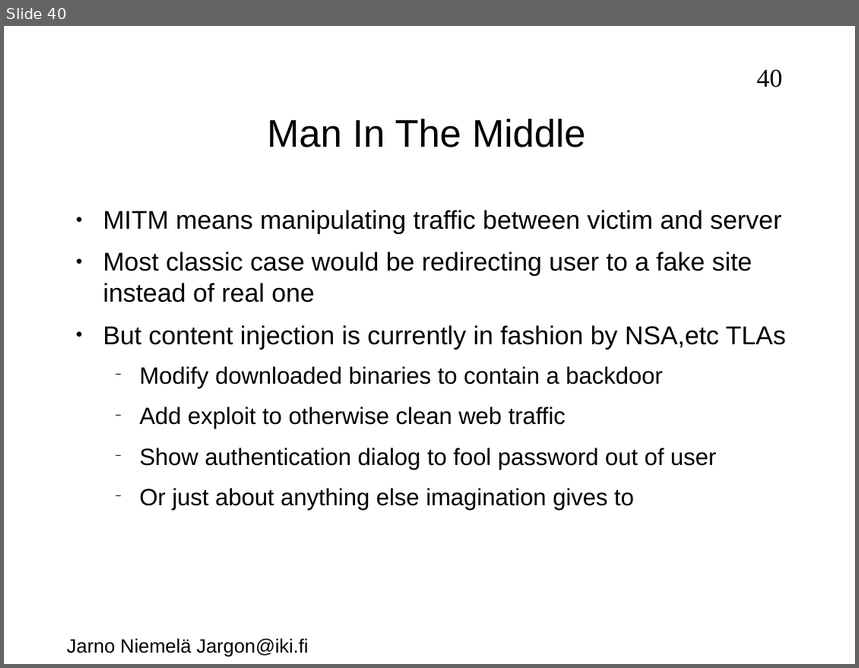
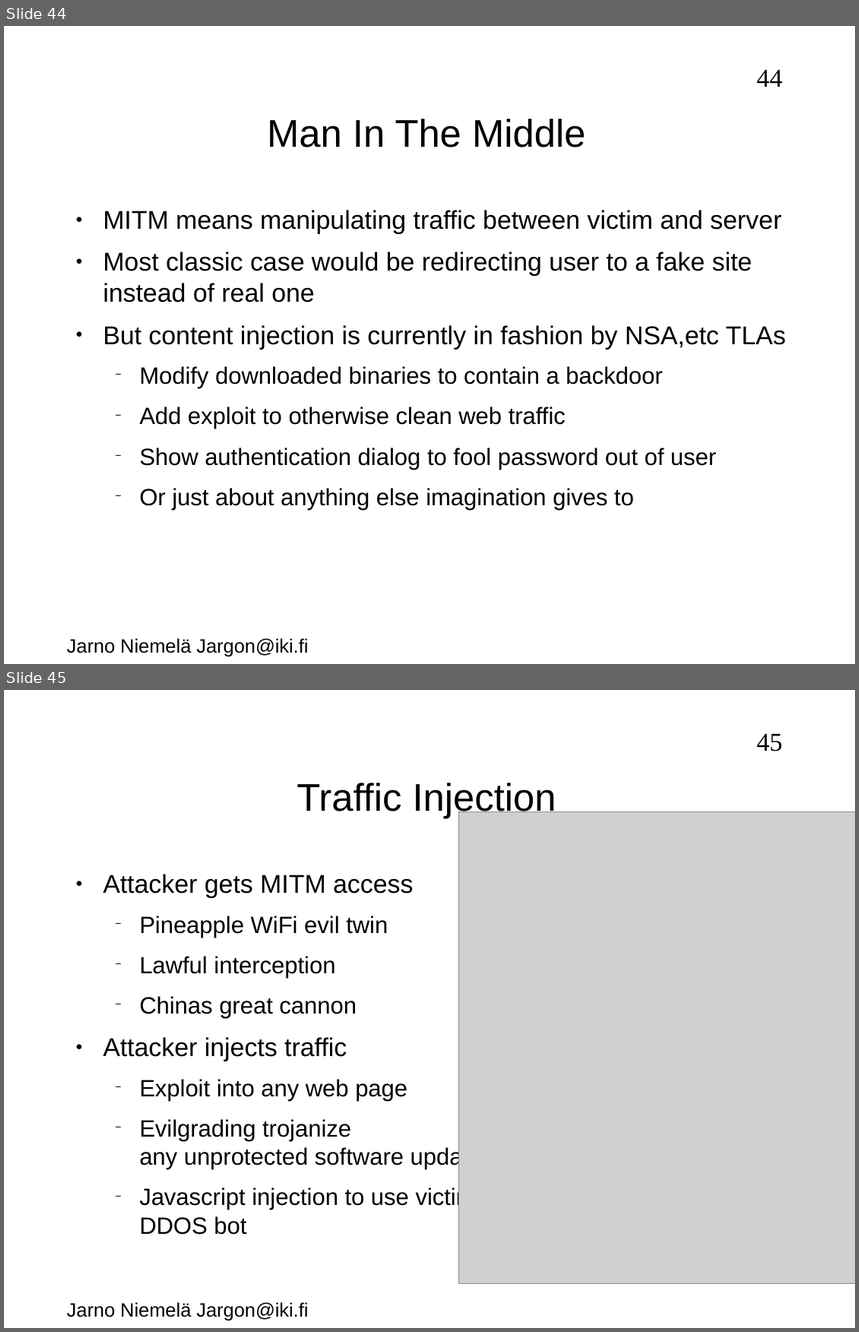
Before and after one commit to jarno-niemela/corporate_cyber_defence, a slide deck: NetworkSecurity/NetworkSecurity.odp. Shown one above the other, each under a label of ours: slide 40 before the commit, slides 44 and 45 after it. The pictures are 859x668 and 859x1332 pixels, drawn with LibreOffice and Linux fonts; fonts in the diff are those of the drawing; grey boxes stand for pictures; background and template pictures are left out. Boxes give left, top, right and bottom in pixels: in the first picture for what was removed or moved away, otherwise in the second. Text is boxed around its words. In the diff, an @@ line names an element or a change of style, - is before the commit and + after.

```diff
--- a/NetworkSecurity/NetworkSecurity.odp
+++ b/NetworkSecurity/NetworkSecurity.odp
@@ slide 45 added at (4,690,855,1328), background #FFFFFF; not listed: 2 template elements that a slide beside it also shows @@
@@ title added at (297,783,557,818), 36 pt, text #000000 @@
+Traffic Injection
@@ picture added at (459,812,855,1284) @@
@@ text added at (103,874,483,1235), 22 pt, text #000000 @@
+● Attacker gets MITM access
+  − Pineapple WiFi evil twin
+  − Lawful interception
+  − Chinas great cannon
+● Attacker injects traffic
+  − Exploit into any web page
+  − Evilgrading trojanize
+    any unprotected software update
+  − Javascript injection to use victim as
+    DDOS bot
@@ what was slide 40 is now slide 44 @@
@@ page number at (757,69,783,87): text changed @@
-40
+44
```
Also in this commit, not shown: 8 slides changed, 4 other slides added, 4 other files.
